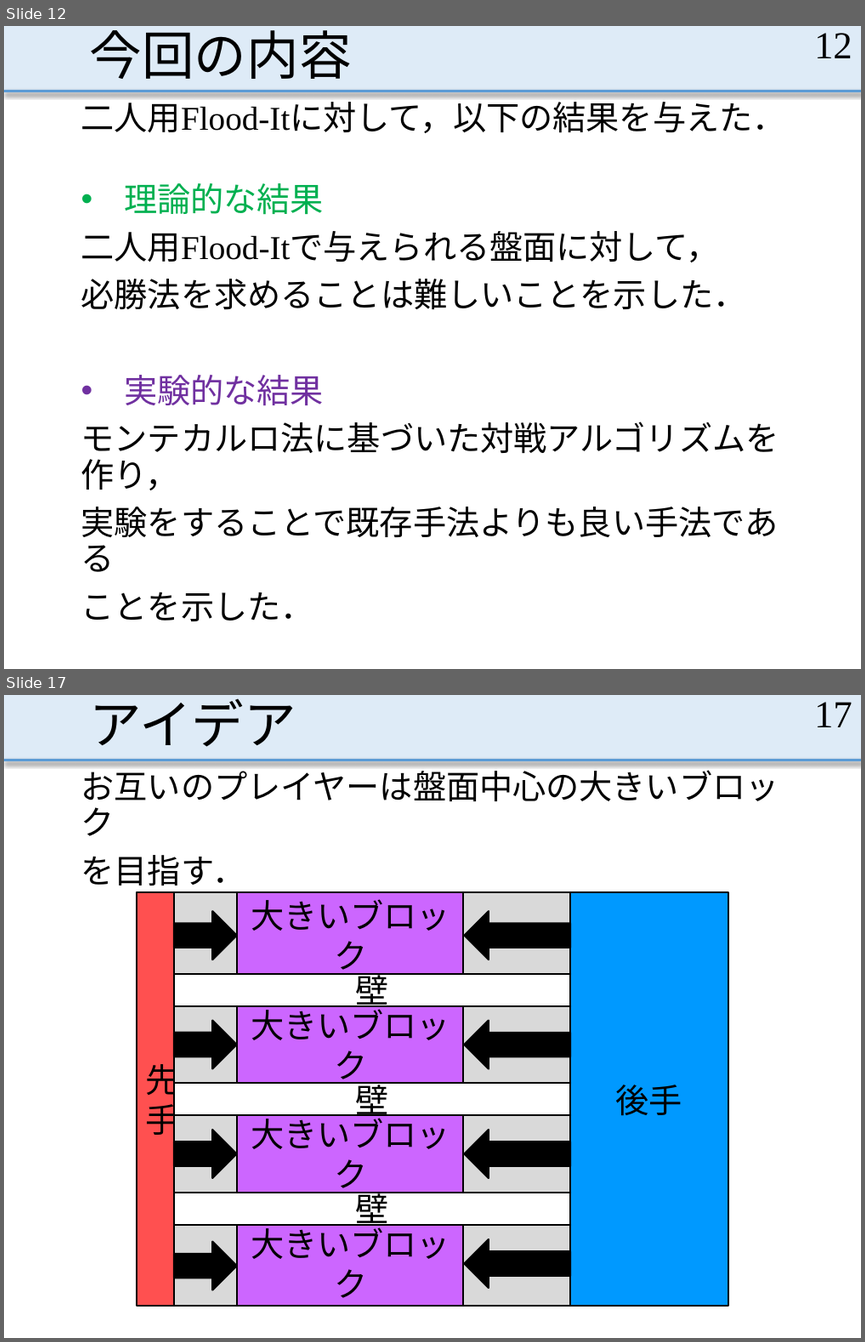
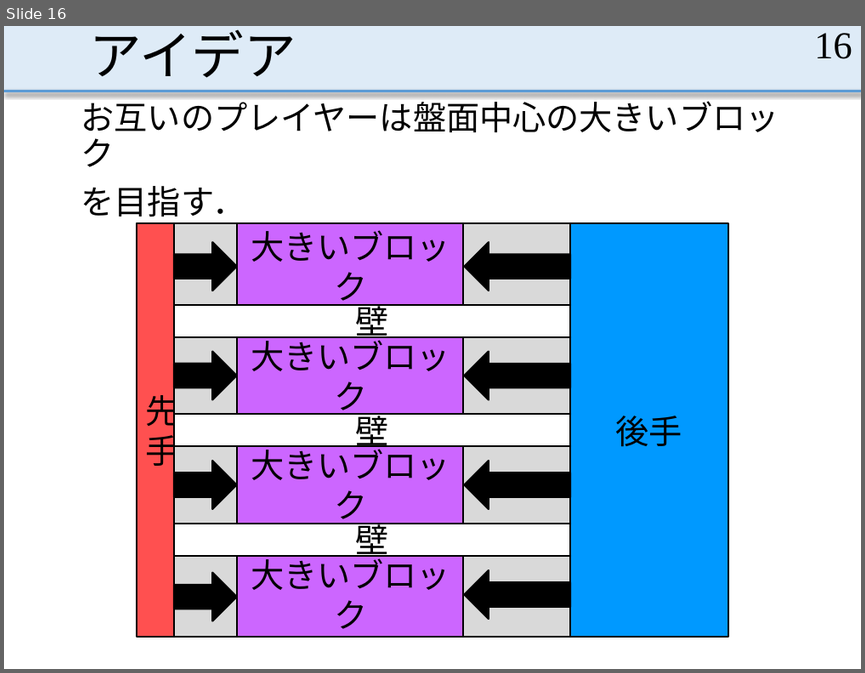
Before and after one commit to MasayaOda/SR, a slide deck: 190513oda.pptx. Shown one above the other, each under a label of ours: slides 12 and 17 before the commit, slide 16 after it; the slides between them are not shown. The pictures are 865x1342 and 865x673 pixels, drawn with LibreOffice and Linux fonts; fonts in the diff are those of the drawing. Boxes give left, top, right and bottom in pixels: in the first picture for what was removed or moved away, otherwise in the second. Text is boxed around its words. In the diff, an @@ line names an element or a change of style, - is before the commit and + after.

```diff
--- a/190513oda.pptx
+++ b/190513oda.pptx
@@ slide 12 removed at [4, 26, 861, 669], background #FFFFFF; not listed: 2 template elements that a slide beside it also shows @@
@@ title removed at [90, 30, 352, 79] @@
-今回の内容
@@ page number removed at [814, 33, 852, 58] @@
-12
@@ text removed at [81, 96, 786, 133] @@
-二人用Flood-Itに対して，以下の結果を与えた．
@@ text removed at [81, 183, 779, 572] @@
-• 理論的な結果
-二人用Flood-Itで与えられる盤面に対して，
-必勝法を求めることは難しいことを示した．
-• 実験的な結果
-モンテカルロ法に基づいた対戦アルゴリズムを作り，
-実験をすることで既存手法よりも良い手法である
-ことを示した．
@@ what was slide 17 is now slide 16 @@
@@ page number at [814, 33, 852, 59]: text changed @@
-17
+16
```
Also in this commit, not shown: 5 slides changed, 2 slides added, 1 other slide removed.
